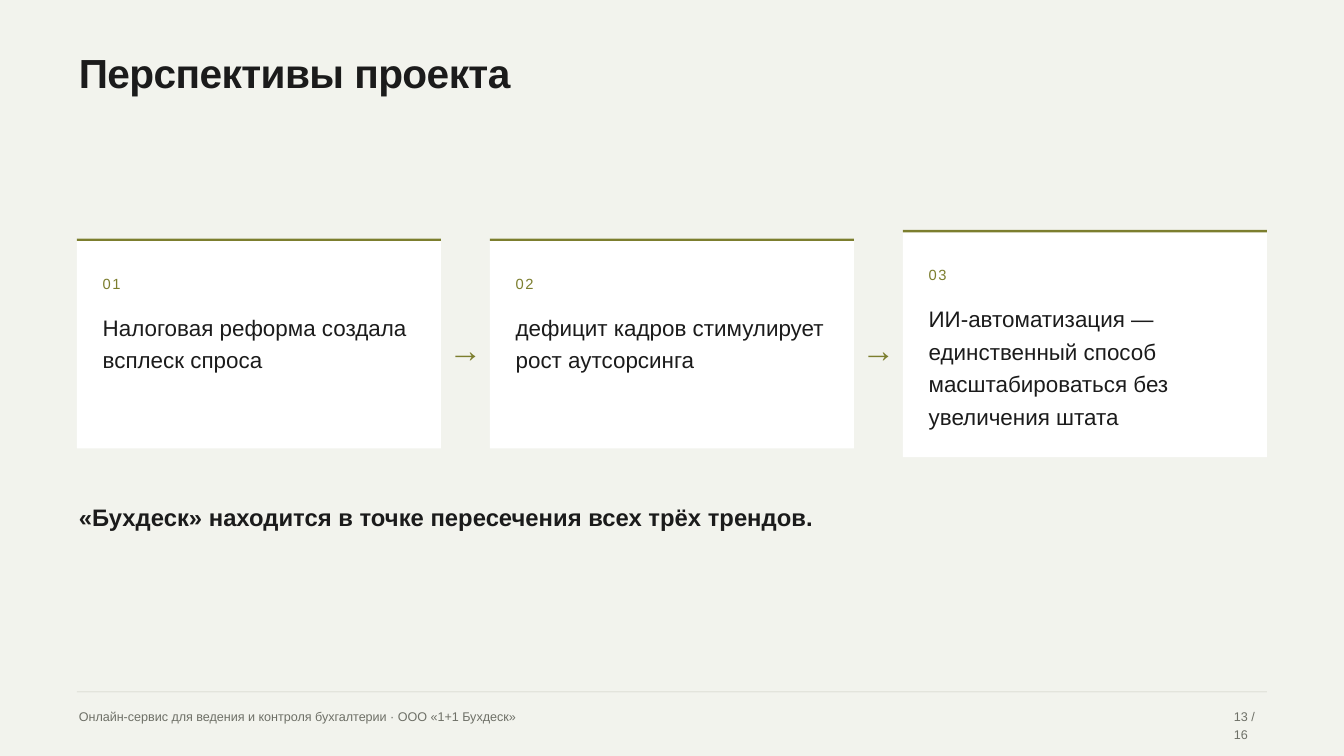
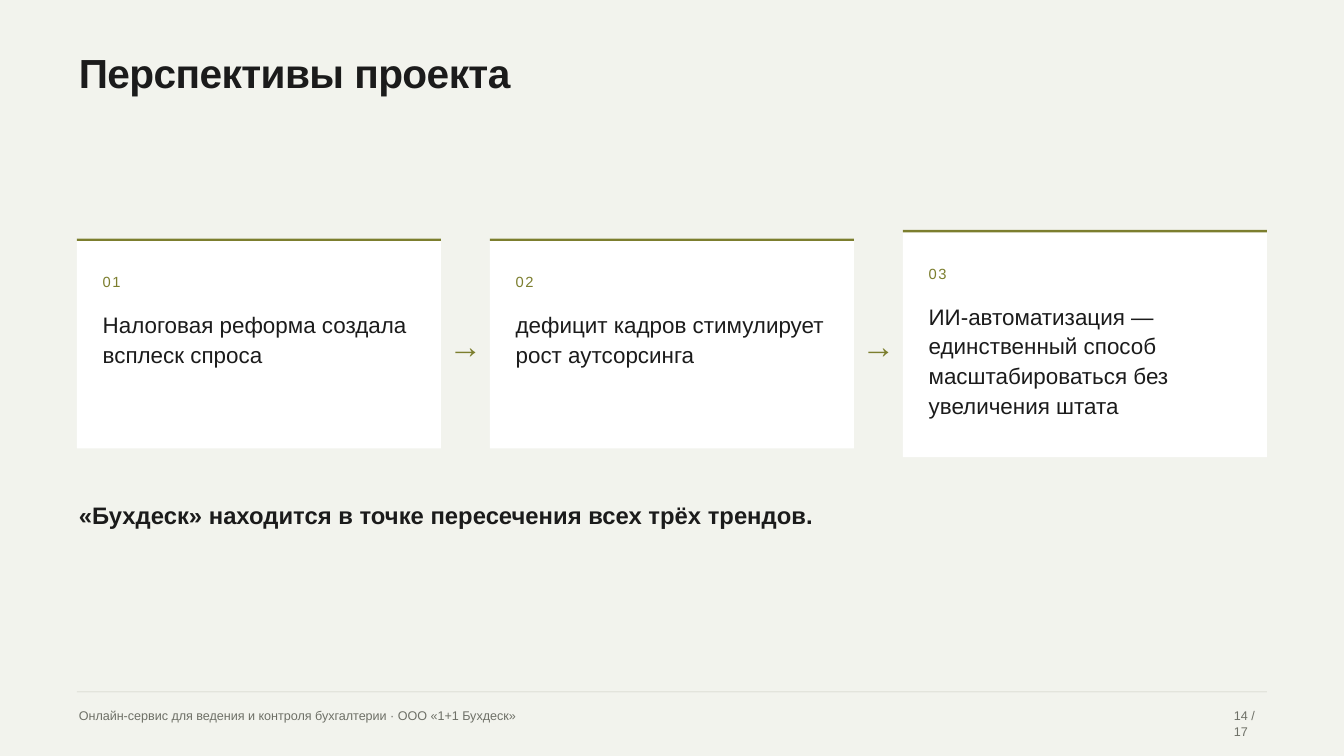
Before and after one commit to fagencymarketing-coder/Content, a slide deck: slide 14 of 05-content/prezentacii/grant-buhdesk/prezentaciya-grant-buhdesk-final.pptx (slide 13 before the commit). Drawn at 1344x756 pixels with LibreOffice and Linux fonts; fonts in the diff are those of the drawing. Boxes give left, top, right and bottom in pixels: in the first picture for what was removed or moved away, otherwise in the second. Text is boxed around its words. In the diff, an @@ line names an element or a change of style, - is before the commit and + after.

```diff
--- a/05-content/prezentacii/grant-buhdesk/prezentaciya-grant-buhdesk-final.pptx
+++ b/05-content/prezentacii/grant-buhdesk/prezentaciya-grant-buhdesk-final.pptx
@@ text "01" at [103,276,121,287]: line spacing 1.14 to 1.04 @@
@@ text "02" at [516,276,534,287]: line spacing 1.14 to 1.04 @@
@@ line spacing 1.21 to 1.11 in 3 elements at [103,316,406,368], [516,316,824,368], [929,309,1168,419] @@
@@ text "→" at [438,320,493,370]: line spacing 1.18 to 1.08 @@
@@ text "→" at [851,320,906,370]: line spacing 1.18 to 1.08 @@
@@ text "«Бухдеск» находится в точке пересечения ..." at [79,507,813,529]: line spacing 1.22 to 1.12 @@
@@ text at [1234,711,1248,736]: text changed @@
-13 / 16
+14 / 17
```
Also in this commit, not shown: 15 other slides changed, 1 slide added, 1 other file.
